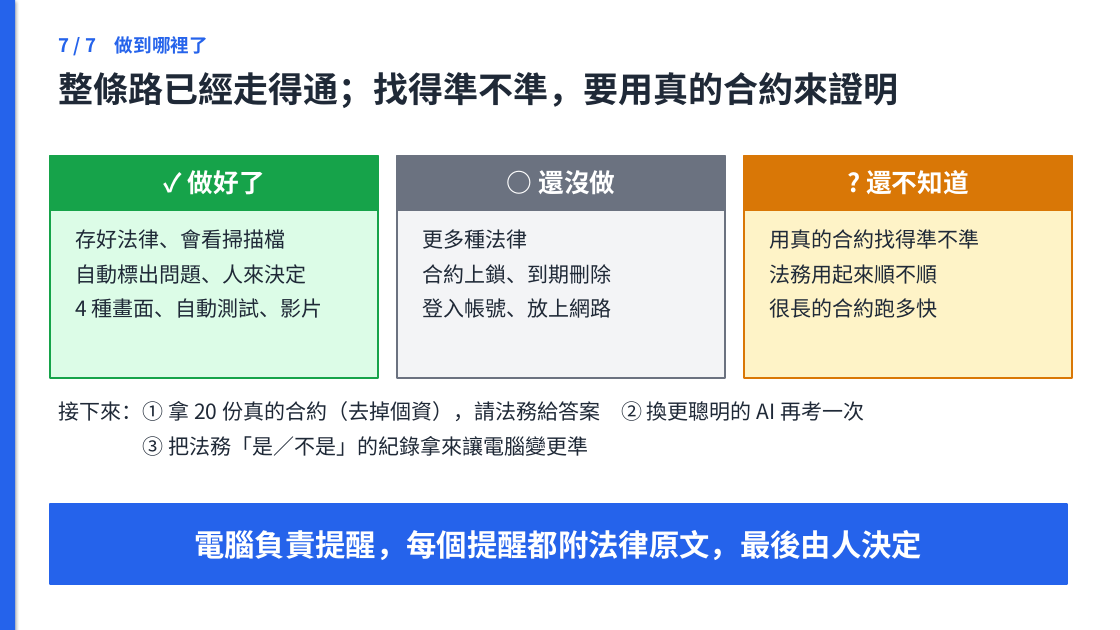
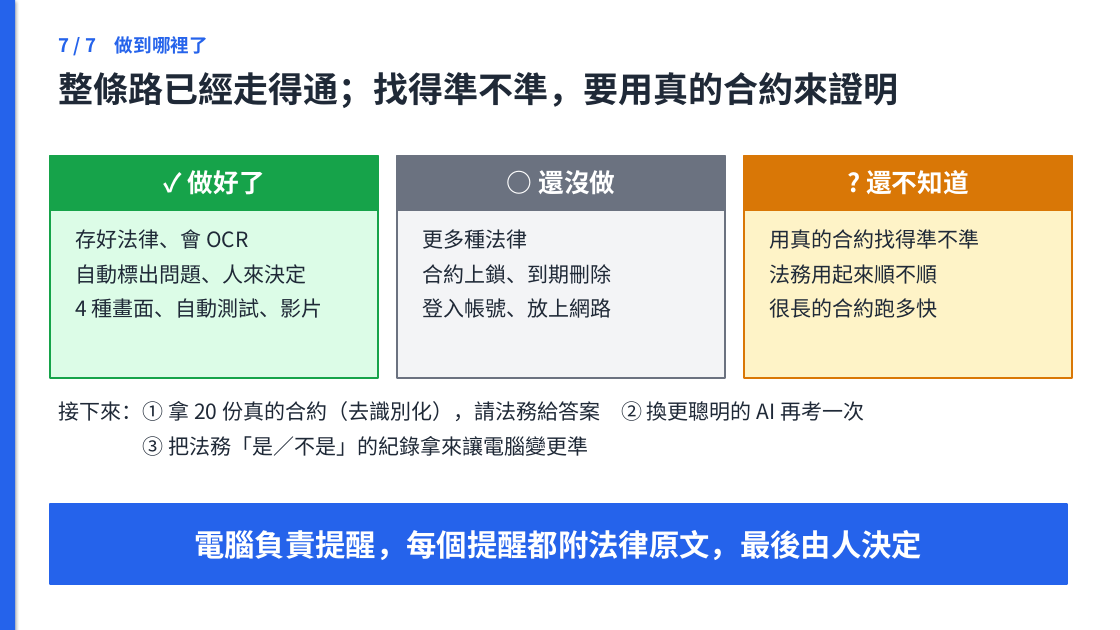
Before and after one commit to jaylooloomi/contract-check, a slide deck: slide 9 of docs/deck/合約外規檢查_簡報.pptx. Drawn at 1120x630 pixels with LibreOffice and Linux fonts; fonts in the diff are those of the drawing. Boxes give left, top, right and bottom in pixels: in the first picture for what was removed or moved away, otherwise in the second. Text is boxed around its words. In the diff, an @@ line names an element or a change of style, - is before the commit and + after.

```diff
--- a/docs/deck/合約外規檢查_簡報.pptx
+++ b/docs/deck/合約外規檢查_簡報.pptx
@@ text at <box>75,229,248,249</box>: text changed @@
-存好法律、會看掃描檔
+存好法律、會 OCR
@@ text at <box>59,401,864,421</box>: text changed @@
-接下來：① 拿 20 份真的合約（去掉個資），請法務給答案 ② 換更聰明的 AI 再考一次
+接下來：① 拿 20 份真的合約（去識別化），請法務給答案 ② 換更聰明的 AI 再考一次
```
Also in this commit, not shown: 8 other slides changed, 20 other files.
